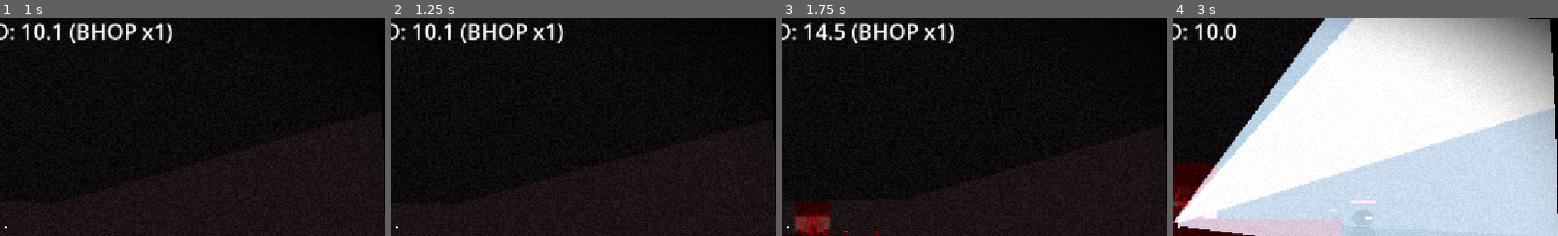
Above: before the commit, frames 1-4 (left to right).
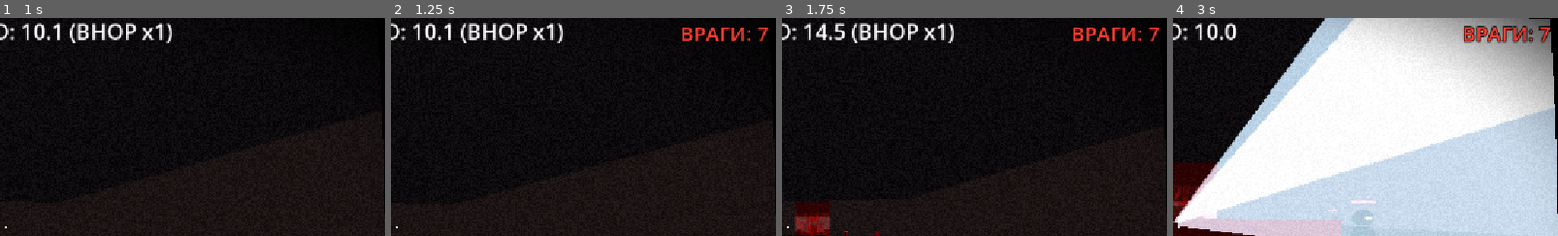
Above: after the commit, the same moments.

Repository: ggou3/voidkill
Game: Godot game, scene res://levels/demo_level.tscn
Same seed, same stepped clock (60 frames per second), same inputs: the game is played once before the commit and once after it. This scene is started directly instead of the project's main scene.
Inputs (mouse positions are % of the whole screen's width and height, from its top left):
- Up to frame 1 (1 s): tap Enter at 0.5 s; move the mouse to (56, 50) at 0.52 s; hold W (move_forward) from 0.53 s (still down); hold Right mouse button (alt_fire) from 0.53 s (still down); tap Space (jump) at 0.77 s
- Up to frame 2 (1.25 s): keep holding W (move_forward); keep holding Right mouse button (alt_fire)
- Up to frame 3 (1.75 s): keep holding W (move_forward); move the mouse to (45, 50) at 1.27 s; release Right mouse button (alt_fire) at 1.28 s; tap Shift (dash) at 1.35 s; tap Space (jump) at 1.52 s
- Up to frame 4 (3 s): keep holding W (move_forward); move the mouse to (53, 48) at 2.02 s; hold F (melee) 2.03-2.78 s; move the mouse to (49, 52) at 2.77 s; click (49, 52) at 2.85 s
The pictures show only the part of the screen within x 49-99%, y 2-52%; the shares and areas given below are measured in that part.

Frame 1 is identical in both runs. In frame 2, 0.7% of the frame differs, in the area x 75-98%, y 4-11%; in frame 3, 0.7%; in frame 4, 1.2%, in the area x 75-98%, y 3-12%.

Commit message:
feat: show remaining enemies of the active sector in HUD
Top-right "ВРАГИ: N" (plus "ВОЛНА i/n" for multi-wave sectors) while a sector
fight is on; hunters are not counted. LevelController.get_active_sector()
feeds the label.

Diff:
--- a/scripts/levels/level_controller.gd
+++ b/scripts/levels/level_controller.gd
@@ -84,6 +84,13 @@
 	if player is Player:
 		player.respawn(checkpoint)
 
+## Сектор, в котором сейчас идёт бой (для счётчика врагов в HUD); null — боя нет
+func get_active_sector() -> Sector:
+	for s in sectors:
+		if s.is_active():
+			return s
+	return null
+
 func all_sectors_cleared() -> bool:
 	for s in sectors:
 		if not s.is_cleared():
--- a/scripts/ui/hud.gd
+++ b/scripts/ui/hud.gd
@@ -3,7 +3,7 @@
 
 ## Единый менеджер пользовательского интерфейса (HUD).
 ## Инкапсулирует отображение полосы здоровья, слотов оружия, счётчика дэшей,
-## BPM, боевого моментума, всплывающих комбо-сообщений и экрана Game Over.
+## BPM, боевого моментума, всплывающих комбо-сообщений, счётчика врагов сектора и экрана Game Over.
 ## Подписывается на сигналы игровых систем (Player, WeaponManager, SkillManager, BPMSystem, GameManager).
 
 # Ссылки на дочерние UI-узлы сцены HUD
@@ -20,6 +20,7 @@
 @onready var game_over_screen: Control = get_node_or_null("GameOverScreen")
 @onready var restart_button: Button = get_node_or_null("GameOverScreen/VBoxContainer/RestartButton")
 var restart_level_button: Button = null
+var enemies_label: Label = null
 
 # Ссылки на игровые системы
 var player: Player = null
@@ -106,6 +107,7 @@
 		_process_skill_hud(delta)
 	if weapon_manager:
 		_process_weapon_hud(delta)
+	_process_level_hud()
 
 # --- Здоровье ---
 
@@ -430,6 +432,45 @@
 				slot["ammo_text"].add_theme_color_override("font_color", Color(0.6, 0.6, 0.6, 0.7))
 				slot["pbar"].visible = false
 
+# --- Счётчик врагов сектора ---
+
+## Сколько врагов осталось в текущей волне активного сектора (Охотник не считается) и номер волны.
+## Виден только на уровне, пока идёт бой в секторе.
+func _process_level_hud() -> void:
+	var sector: Sector = null
+	var gm = get_node_or_null("/root/GameManager")
+	if gm and gm.is_level_active() and gm.level is LevelController:
+		sector = gm.level.get_active_sector()
+	if not sector:
+		if enemies_label:
+			enemies_label.visible = false
+		return
+	var label = _ensure_enemies_label()
+	label.visible = true
+	var text = "ВРАГИ: %d" % sector.get_remaining_count()
+	if sector.get_wave_count() > 1:
+		text += "   ВОЛНА %d/%d" % [sector.current_wave + 1, sector.get_wave_count()]
+	label.text = text
+
+func _ensure_enemies_label() -> Label:
+	if enemies_label:
+		return enemies_label
+	enemies_label = Label.new()
+	enemies_label.name = "EnemiesLabel"
+	enemies_label.set_anchors_preset(Control.PRESET_TOP_RIGHT)
+	enemies_label.offset_left = -420.0
+	enemies_label.offset_top = 14.0
+	enemies_label.offset_right = -24.0
+	enemies_label.offset_bottom = 58.0
+	enemies_label.grow_horizontal = Control.GROW_DIRECTION_BEGIN
+	enemies_label.horizontal_alignment = HORIZONTAL_ALIGNMENT_RIGHT
+	enemies_label.add_theme_font_size_override("font_size", 30)
+	enemies_label.add_theme_color_override("font_color", Color(1.0, 0.25, 0.2, 1.0))
+	enemies_label.add_theme_color_override("font_outline_color", Color.BLACK)
+	enemies_label.add_theme_constant_override("outline_size", 6)
+	add_child(enemies_label)
+	return enemies_label
+
 # --- Game Over & Рестарт ---
 
 func _on_game_over() -> void:
